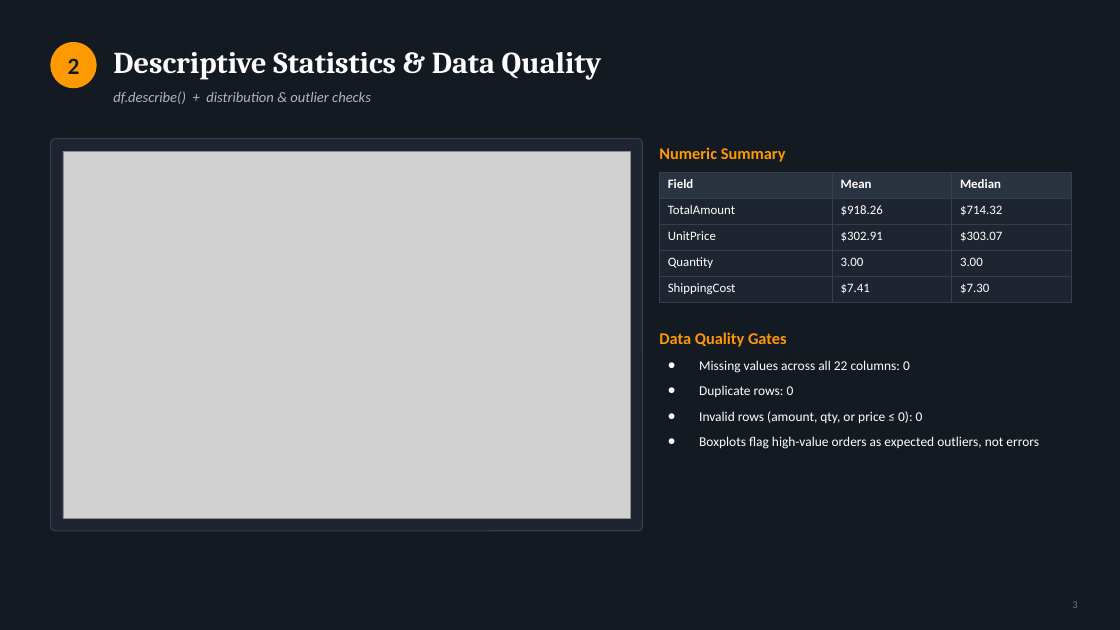
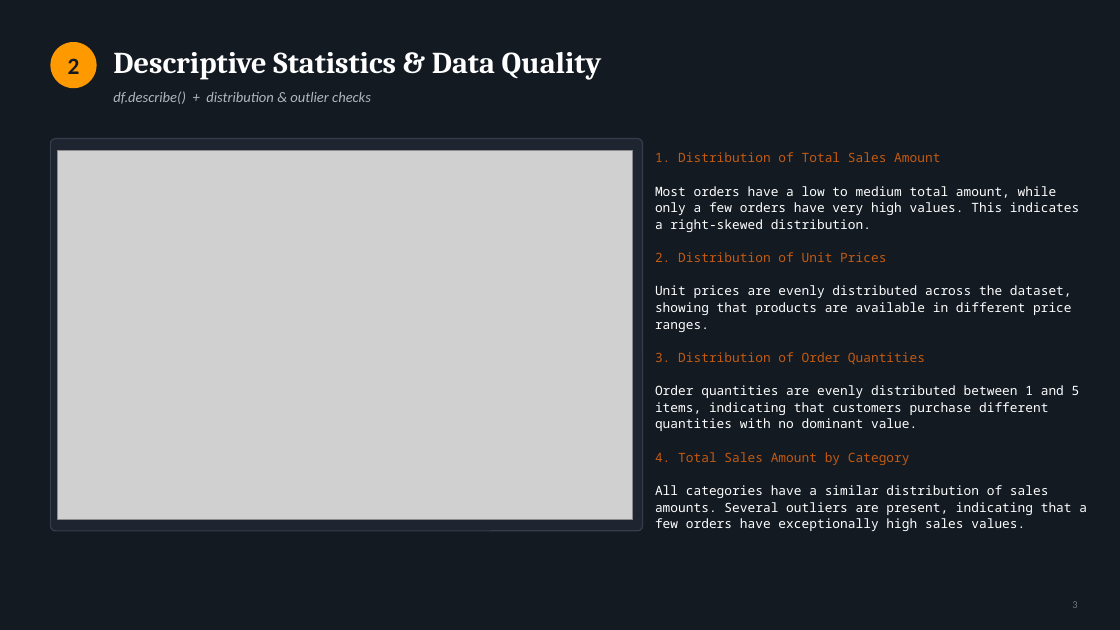
Before and after one commit to ourahmoun9-glitch/fil-rouge-Amazon-Sales-Performance-Analysis-and-Customer-Insights-, a slide deck: slide 5 of Amazon_Sales_Analysis_Presentation.pptx. Drawn at 1120x630 pixels with LibreOffice and Linux fonts; fonts in the diff are those of the drawing; grey boxes stand for pictures. Boxes give left, top, right and bottom in pixels: in the first picture for what was removed or moved away, otherwise in the second. Text is boxed around its words. In the diff, an @@ line names an element or a change of style, - is before the commit and + after.

```diff
--- a/Amazon_Sales_Analysis_Presentation.pptx
+++ b/Amazon_Sales_Analysis_Presentation.pptx
@@ text removed at (659, 147, 786, 162) @@
-Numeric Summary
@@ picture: place and size @@
-picture at (63, 151, 630, 518)
+picture at (57, 150, 632, 520)
@@ text added at (655, 152, 1087, 531), 11 pt, text #FFFFFF @@
+1. Distribution of Total Sales Amount
+Most orders have a low to medium total amount, while only a few orders have very high values. This indicates a right-skewed distribution.
+2. Distribution of Unit Prices
+Unit prices are evenly distributed across the dataset, showing that products are available in different price ranges.
+3. Distribution of Order Quantities
+Order quantities are evenly distributed between 1 and 5 items, indicating that customers purchase different quantities with no dominant value.
+4. Total Sales Amount by Category
+All categories have a similar distribution of sales amounts. Several outliers are present, indicating that a few orders have exceptionally high sales values.
@@ table removed at (660, 172, 1071, 302), 5 rows, 3 columns @@
-Field | Mean | Median
-TotalAmount | $918.26 | $714.32
-UnitPrice | $302.91 | $303.07
-Quantity | 3.00 | 3.00
-ShippingCost | $7.41 | $7.30
@@ text removed at (659, 332, 787, 347) @@
-Data Quality Gates
@@ text removed at (699, 360, 1039, 449) @@
-● Missing values across all 22 columns: 0
-● Duplicate rows: 0
-● Invalid rows (amount, qty, or price ≤ 0): 0
-● Boxplots flag high-value orders as expected outliers, not errors
```
Also in this commit, not shown: 3 other slides changed.
